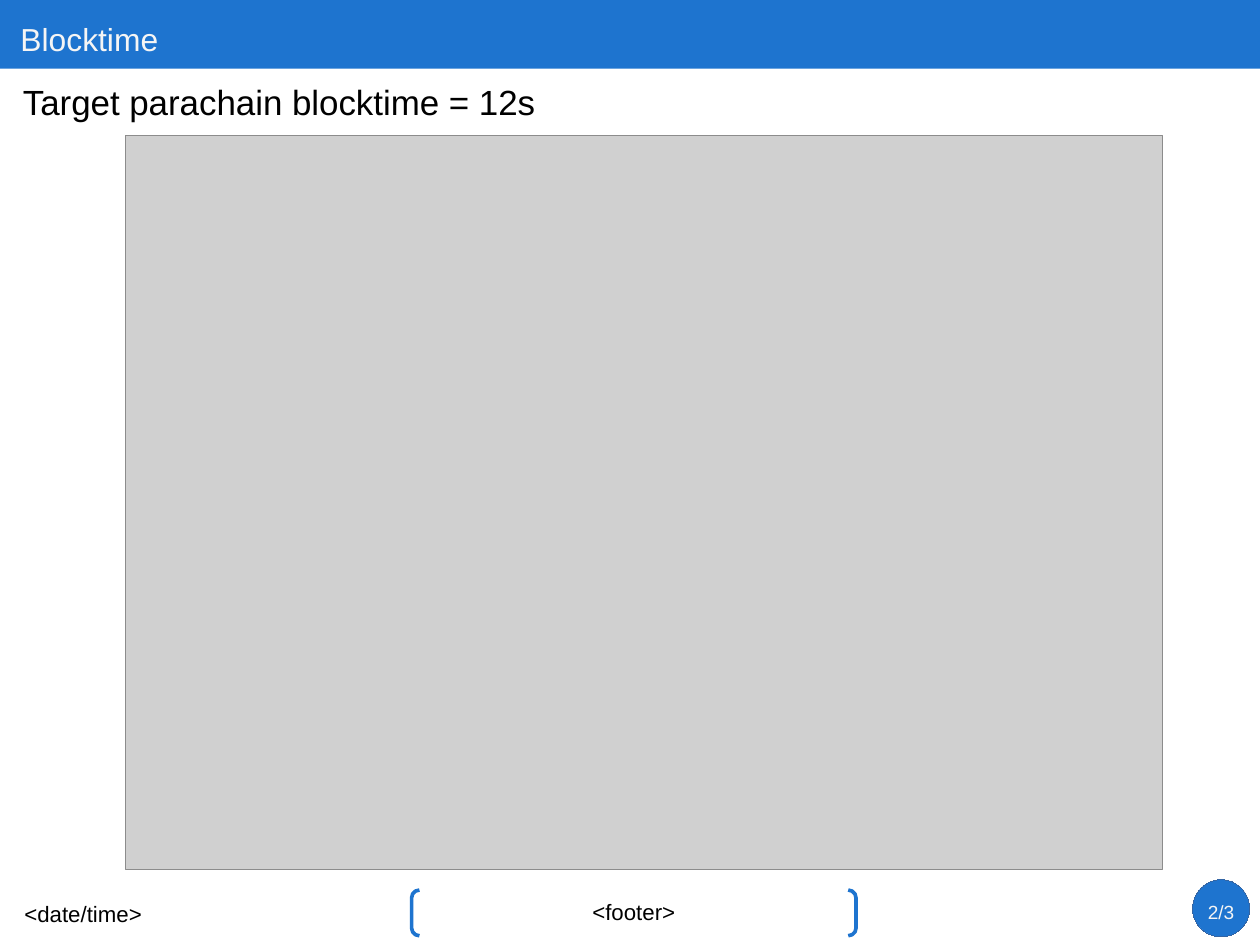
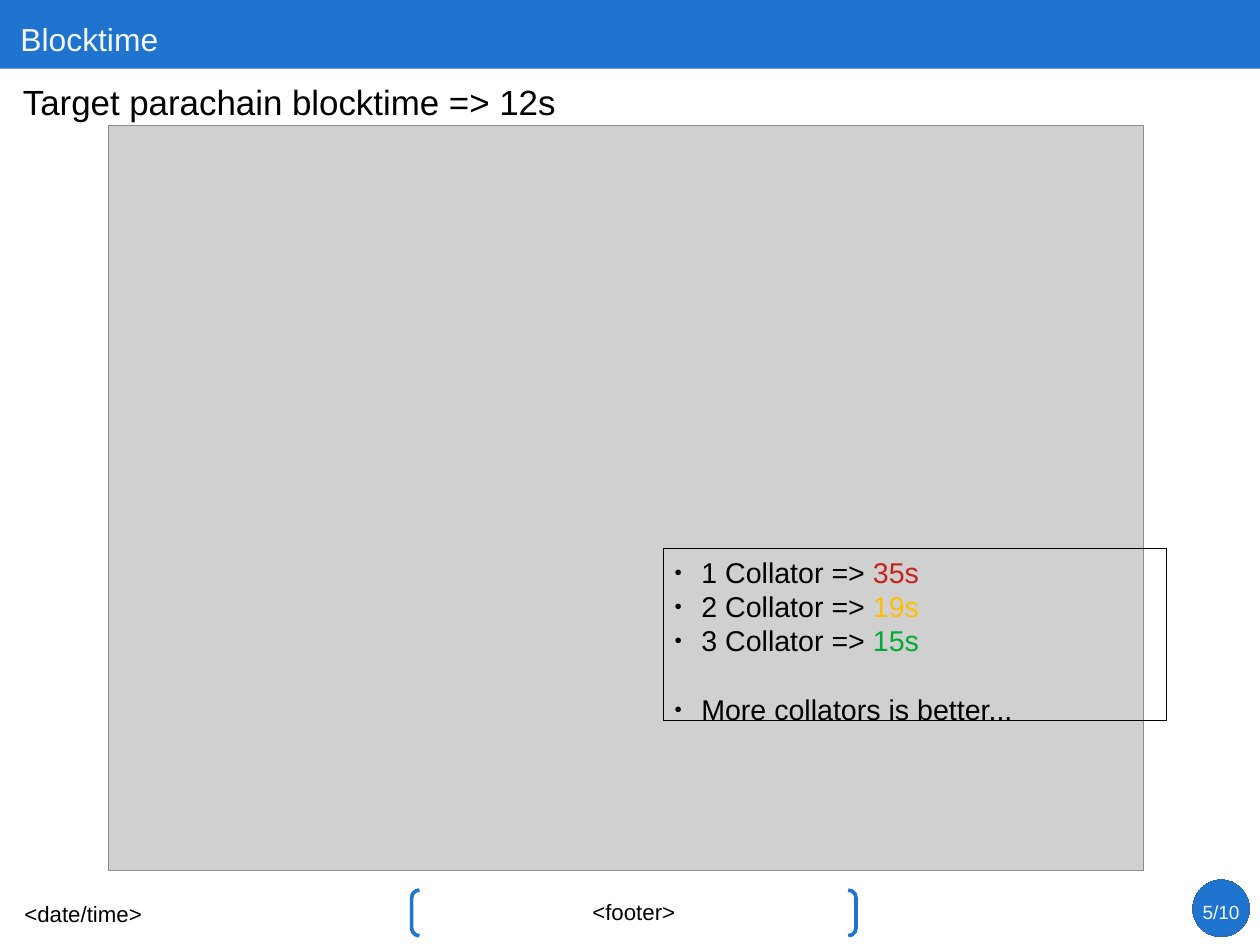
Before and after one commit to lucgerrits/sim-multichain-with-polkadot-and-substrate, a slide deck: slide 5 of results/Results discussions.odp (slide 2 before the commit). Drawn at 1260x946 pixels with LibreOffice and Linux fonts; fonts in the diff are those of the drawing; grey boxes stand for pictures. Boxes give left, top, right and bottom in pixels: in the first picture for what was removed or moved away, otherwise in the second. Text is boxed around its words. In the diff, an @@ line names an element or a change of style, - is before the commit and + after.

Commit message:
save slides

```diff
--- a/results/Results discussions.odp
+++ b/results/Results discussions.odp
@@ text at bbox=[23, 89, 555, 121]: text changed @@
-Target parachain blocktime = 12s
+Target parachain blocktime => 12s
@@ picture: place and size @@
-picture at bbox=[126, 135, 1163, 869]
+picture at bbox=[109, 126, 1143, 870]
@@ rectangle added at bbox=[663, 549, 1166, 720], outline #000000 0 pt, 18 pt, text #000000 @@
+● 1 Collator => 35s
+● 2 Collator => 19s
+● 3 Collator => 15s
+● More collators is better...
@@ page number at bbox=[1203, 905, 1240, 919]: text changed @@
-2/3
+5/10
```
Also in this commit, not shown: 7 slides added.
